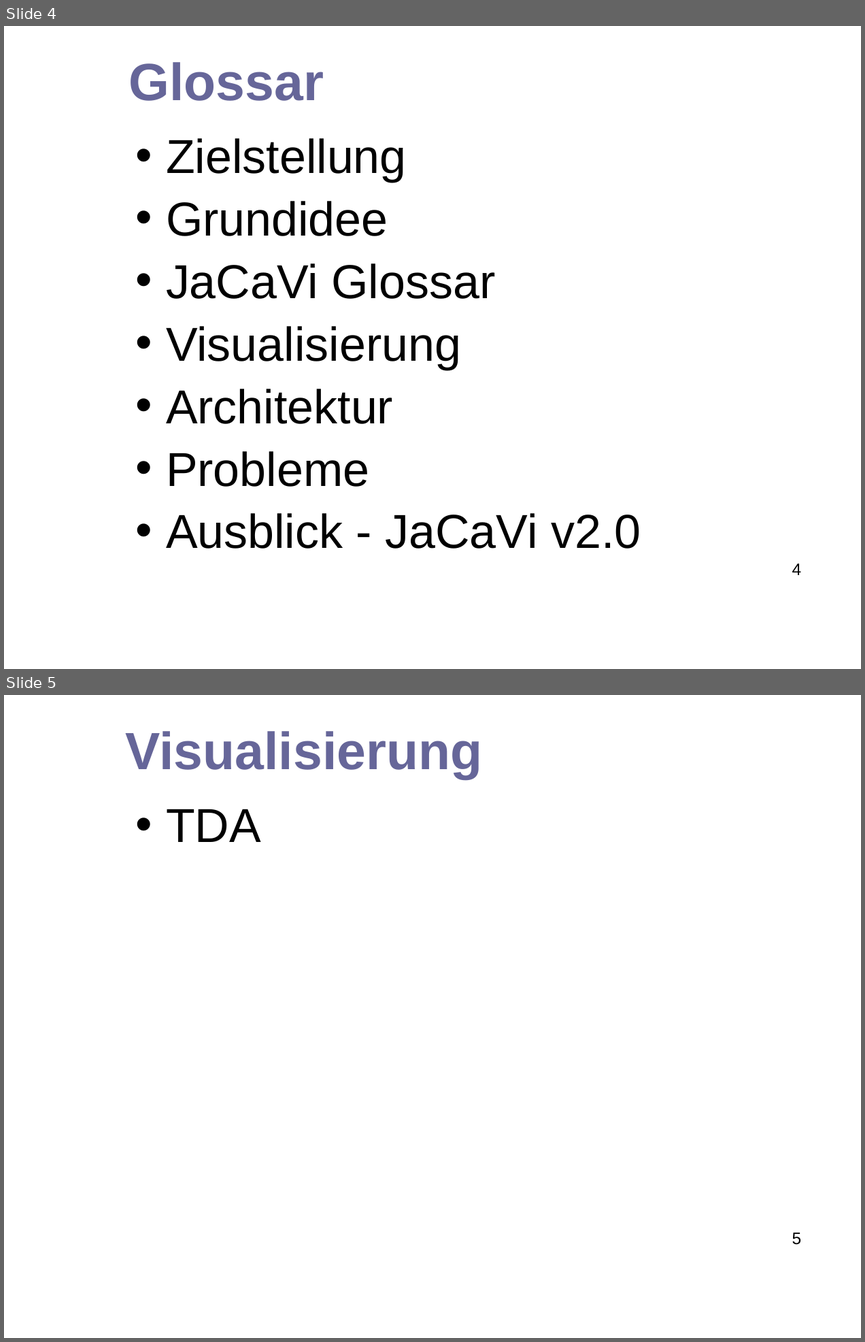
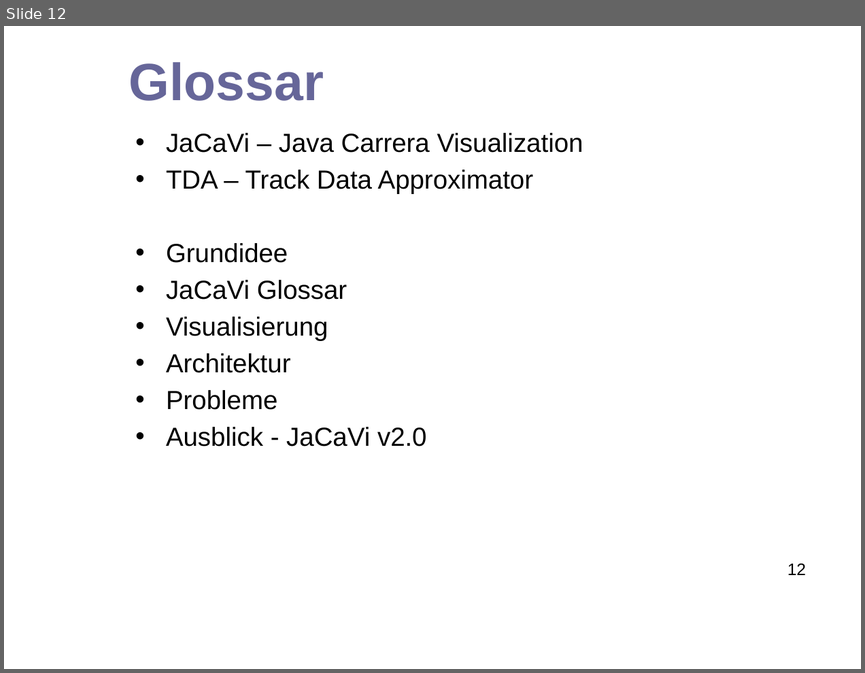
Before and after one commit to hheimbuerger/jacavi, a slide deck: docs/presentation documents/Abschlusspräsentation_JaCaVi.odp. Shown one above the other, each under a label of ours: slides 4 and 5 before the commit, slide 12 after it. The pictures are 865x1342 and 865x673 pixels, drawn with LibreOffice and Linux fonts; fonts in the diff are those of the drawing; background and template pictures are left out. Boxes give left, top, right and bottom in pixels: in the first picture for what was removed or moved away, otherwise in the second. Text is boxed around its words. In the diff, an @@ line names an element or a change of style, - is before the commit and + after.

```diff
--- a/docs/presentation documents/Abschlusspräsentation_JaCaVi.odp
+++ b/docs/presentation documents/Abschlusspräsentation_JaCaVi.odp
@@ slide 5 removed at (4, 695, 861, 1338), background picture (left out) @@
@@ title removed at (126, 731, 482, 779) @@
-Visualisierung
@@ text removed at (166, 809, 261, 842) @@
-• TDA
@@ page number removed at (792, 1232, 802, 1244) @@
-5
@@ what was slide 4 is now slide 12 @@
@@ slide 12 changed as well @@
@@ text at (166, 133, 583, 194): text changed; size 40 to 22 pt @@
-• Zielstellung
+• JaCaVi – Java Carrera Visualization
+• TDA – Track Data Approximator
@@ text at (166, 243, 427, 446): size 40 to 22 pt in "Grundidee", "JaCaVi Glossar", "Visualisierung", "Architektur" and 2 more places @@
@@ page number at (787, 563, 806, 575): text changed @@
-4
+12
```
Also in this commit, not shown: 4 other slides changed, 7 slides added.
